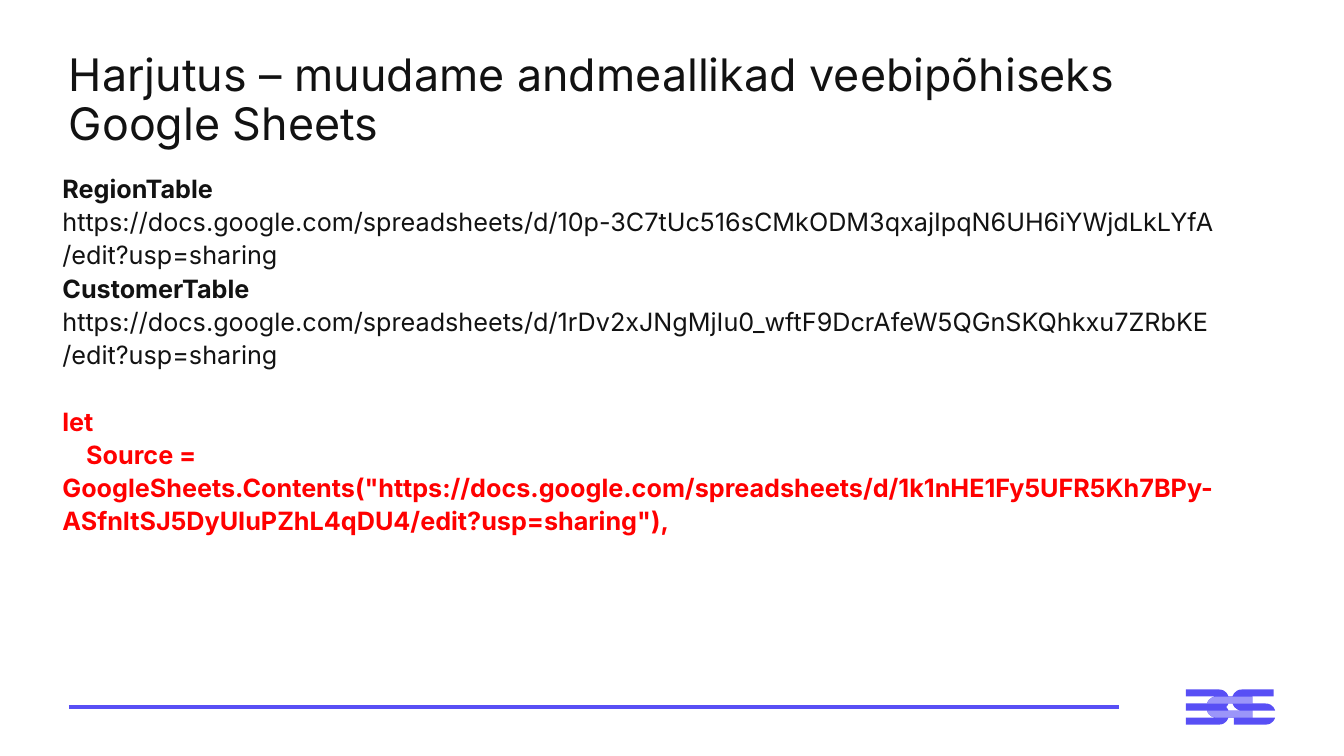
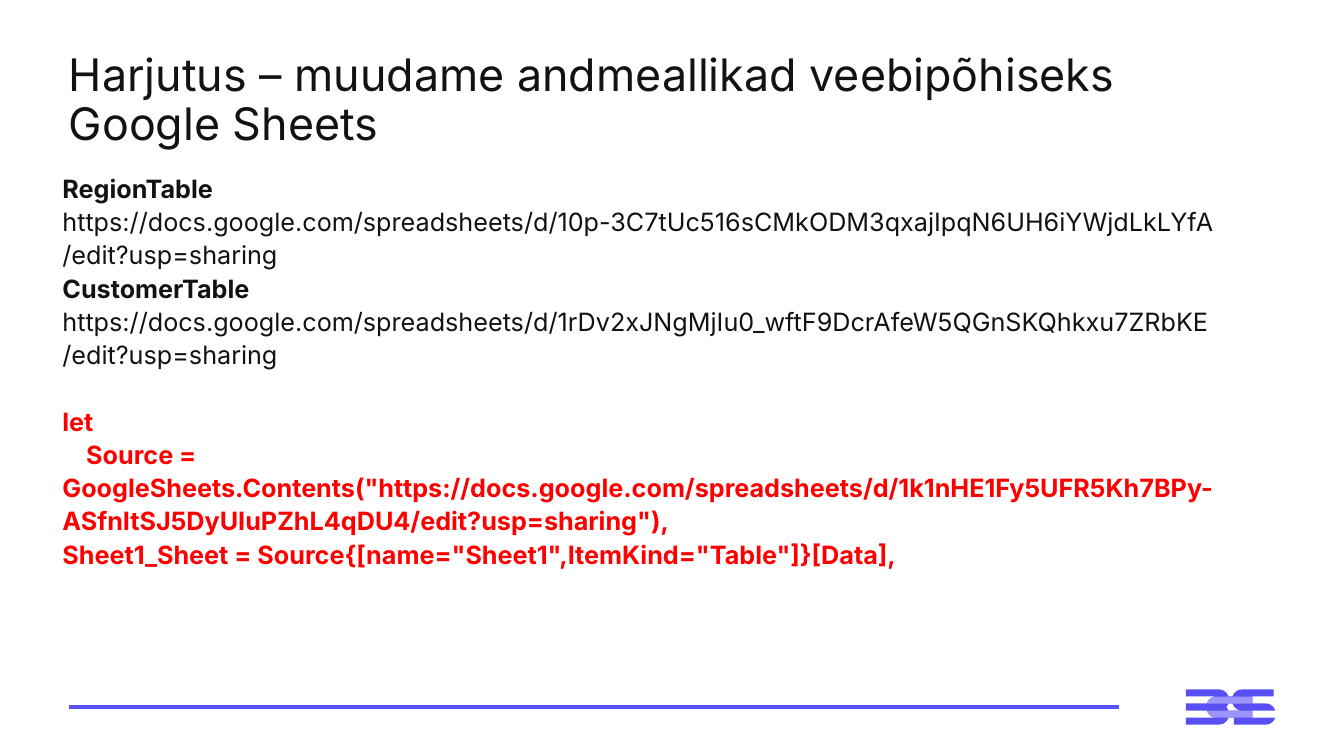
Before and after one commit to emilieabel/andmetarkus, a slide deck: slide 14 of Materjalid/Day3 M Visuaalid Andmelugu/3-paev-andmetarkus-esitlus.pptx. Drawn at 1344x756 pixels with LibreOffice and Linux fonts; fonts in the diff are those of the drawing. Boxes give left, top, right and bottom in pixels: in the first picture for what was removed or moved away, otherwise in the second. Text is boxed around its words. In the diff, an @@ line names an element or a change of style, - is before the commit and + after.

Commit message:
ppt sheet

```diff
--- a/Materjalid/Day3 M Visuaalid Andmelugu/3-paev-andmetarkus-esitlus.pptx
+++ b/Materjalid/Day3 M Visuaalid Andmelugu/3-paev-andmetarkus-esitlus.pptx
@@ text at box(62, 543, 895, 569): paragraph added @@
+  Sheet1_Sheet = Source{[name="Sheet1",ItemKind="Table"]}[Data],
```
